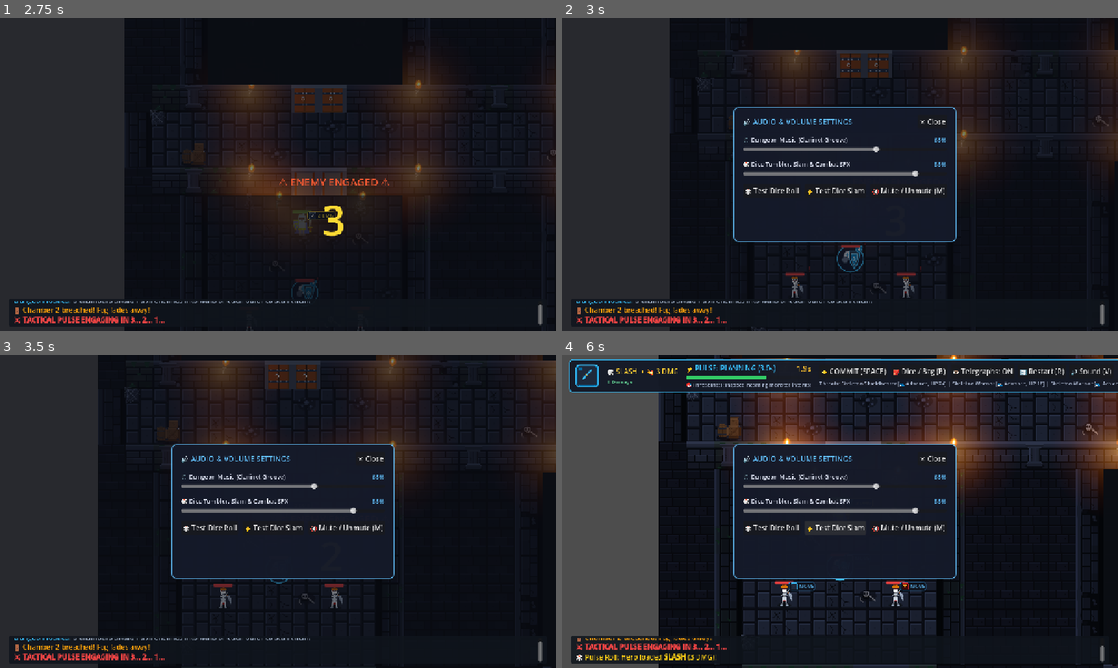
Above: before the commit, frames 1-4 (two rows, left to right).
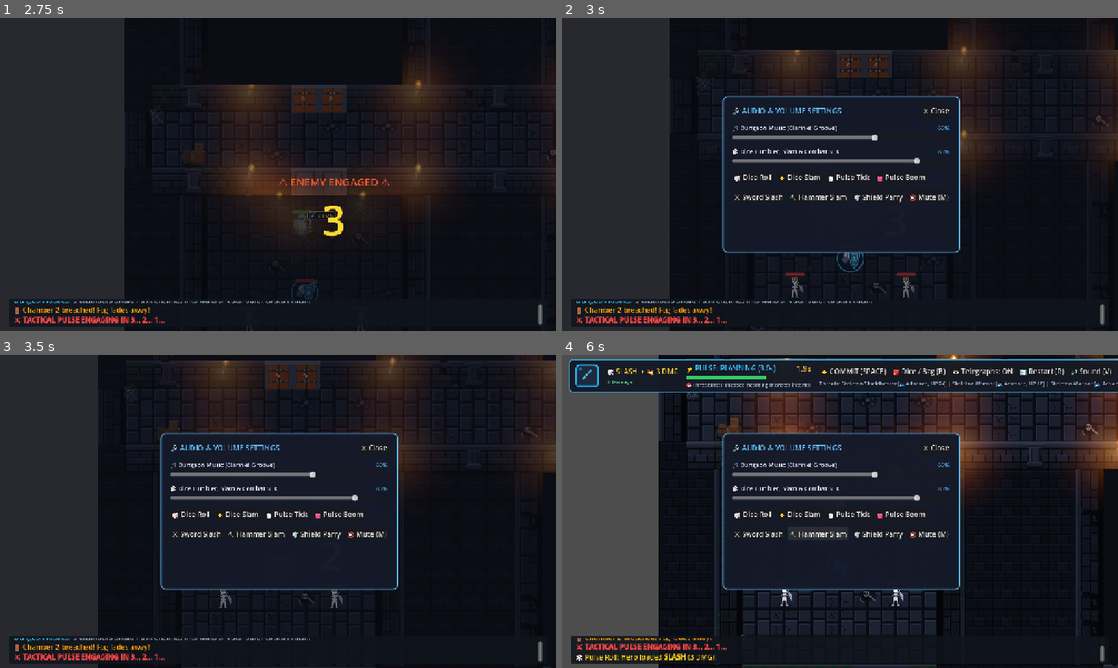
Above: after the commit, the same moments.

Repository: ShootyQ/DungeonGame
Game: Godot game, scene res://scenes/combat_arena.tscn
Same seed, same stepped clock (60 frames per second), same inputs: the game is played once before the commit and once after it. Sound files missing from this copy of the repository are replaced by a short silence.
Inputs (mouse positions are in pixels of both pictures, inside the frame that each line leads up to):
- Up to frame 1 (2.75 s): tap B at 0.5, 1.25, 1.35, 2 s; move the mouse to (400, 158) at 0.52 s; hold D 0.53-1.28 s; tap R at 0.6 s; click (400, 158) at 0.67 s; tap Space at 0.77, 1.52 s; move the mouse to (166, 190) at 1.27 s; hold S 1.28-2.03 s; move the mouse to (333, 105) at 2.02 s; hold D from 2.03 s (still down); tap I at 2.1 s
- Up to frame 2 (3 s): move the mouse to (812, 237) at 2.77 s; release D at 2.78 s; hold W from 2.78 s (still down); tap V at 2.85 s; click (812, 237) at 2.92 s
- Up to frame 3 (3.5 s): keep holding W; tap Space at 3.02 s
- Up to frame 4 (6 s): release W at 3.5 s; click (851, 514) at 3.5 s, where only the run after the commit has a clickable "⏱️ Pulse Tick"; click (901, 514) at 4.25 s, where only the run after the commit has a clickable "💓 Pulse Boom"; click (756, 533) at 5 s, where only the run after the commit has a clickable "⚔️ Sword Slash"; click (817, 533) at 5.75 s, where only the run after the commit has a clickable "🔨 Hammer Slam"

Frame 1 is identical in both runs. In frame 2, 4.8% of the frame differs, in the area x 28-72%, y 24-76%; in frame 3, 5.2%; in frame 4, 6.2%.

Commit message:
Hook in urgent pulse ticking, sub-bass heartbeat clash, sword slashes, hammer smashes, and shield parries

Diff:
--- a/scripts/combat_arena.gd
+++ b/scripts/combat_arena.gd
@@ -84,6 +84,12 @@
 var music_stream: AudioStreamMP3
 var dice_tumble_sounds: Array[AudioStream] = []
 var sfx_dice_lock: AudioStream
+var sfx_pulse_tick: AudioStream
+var sfx_pulse_heartbeat: AudioStream
+var sfx_sword_slash: AudioStream
+var sfx_hammer_slam: AudioStream
+var sfx_shield_parry: AudioStream
+var last_pulse_tick_sec: int = -1
 var music_volume: float = 0.65
 var sfx_volume: float = 0.85
 var is_audio_settings_open: bool = false
@@ -1034,6 +1040,16 @@
 			dice_tumble_sounds.append(load(p))
 	if ResourceLoader.exists("res://assets/audio/dice_slam_lock.wav"):
 		sfx_dice_lock = load("res://assets/audio/dice_slam_lock.wav")
+	if ResourceLoader.exists("res://assets/audio/pulse_tick_urgent.wav"):
+		sfx_pulse_tick = load("res://assets/audio/pulse_tick_urgent.wav")
+	if ResourceLoader.exists("res://assets/audio/pulse_heartbeat_low.wav"):
+		sfx_pulse_heartbeat = load("res://assets/audio/pulse_heartbeat_low.wav")
+	if ResourceLoader.exists("res://assets/audio/sword_slash_flesh.wav"):
+		sfx_sword_slash = load("res://assets/audio/sword_slash_flesh.wav")
+	if ResourceLoader.exists("res://assets/audio/blunt_hammer_slam.wav"):
+		sfx_hammer_slam = load("res://assets/audio/blunt_hammer_slam.wav")
+	if ResourceLoader.exists("res://assets/audio/shield_parry_clink.wav"):
+		sfx_shield_parry = load("res://assets/audio/shield_parry_clink.wav")
 
 	# Music Player (Plays the fantasy clarinet dungeon music)
 	music_player = AudioStreamPlayer.new()
@@ -1068,6 +1084,26 @@
 	if sfx_dice_lock:
 		play_sfx(sfx_dice_lock, randf_range(0.97, 1.03))
 
+func play_pulse_tick_sfx() -> void:
+	if sfx_pulse_tick:
+		play_sfx(sfx_pulse_tick, randf_range(0.98, 1.02), -2.0)
+
+func play_pulse_heartbeat_sfx() -> void:
+	if sfx_pulse_heartbeat:
+		play_sfx(sfx_pulse_heartbeat, 1.0, 2.0)
+
+func play_sword_slash_sfx() -> void:
+	if sfx_sword_slash:
+		play_sfx(sfx_sword_slash, randf_range(0.95, 1.05))
+
+func play_hammer_slam_sfx() -> void:
+	if sfx_hammer_slam:
+		play_sfx(sfx_hammer_slam, randf_range(0.95, 1.05))
+
+func play_shield_parry_sfx() -> void:
+	if sfx_shield_parry:
+		play_sfx(sfx_shield_parry, randf_range(0.98, 1.02), 1.0)
+
 func set_music_volume(val: float) -> void:
 	music_volume = clamp(val, 0.0, 1.0)
 	if music_player:
@@ -1097,11 +1133,11 @@
 func _setup_audio_ui() -> void:
 	audio_settings_modal = PanelContainer.new()
 	audio_settings_modal.set_anchors_and_offsets_preset(Control.PRESET_CENTER)
-	audio_settings_modal.custom_minimum_size = Vector2(490, 310)
-	audio_settings_modal.offset_left = -245
-	audio_settings_modal.offset_top = -155
-	audio_settings_modal.offset_right = 245
-	audio_settings_modal.offset_bottom = 155
+	audio_settings_modal.custom_minimum_size = Vector2(540, 360)
+	audio_settings_modal.offset_left = -270
+	audio_settings_modal.offset_top = -180
+	audio_settings_modal.offset_right = 270
+	audio_settings_modal.offset_bottom = 180
 	audio_settings_modal.visible = false
 
 	var a_style = StyleBoxFlat.new()
@@ -1117,7 +1153,7 @@
 	hud_root.add_child(audio_settings_modal)
 
 	var vbox = VBoxContainer.new()
-	vbox.add_theme_constant_override("separation", 16)
+	vbox.add_theme_constant_override("separation", 14)
 	audio_settings_modal.add_child(vbox)
 
 	# Header Row
@@ -1201,23 +1237,53 @@
 	sfx_slider.value_changed.connect(set_sfx_volume)
 	sfx_vbox.add_child(sfx_slider)
 
-	# Quick Action Buttons Row
+	# Quick Action Buttons Row 1: Dice & Pulse
 	var test_hbox = HBoxContainer.new()
-	test_hbox.add_theme_constant_override("separation", 10)
+	test_hbox.add_theme_constant_override("separation", 8)
 	vbox.add_child(test_hbox)
 
 	var test_roll_btn = Button.new()
-	test_roll_btn.text = "🎲 Test Dice Roll"
+	test_roll_btn.text = "🎲 Dice Roll"
 	test_roll_btn.pressed.connect(play_dice_tumble_sfx)
 	test_hbox.add_child(test_roll_btn)
 
 	var test_lock_btn = Button.new()
-	test_lock_btn.text = "⚡ Test Dice Slam"
+	test_lock_btn.text = "⚡ Dice Slam"
 	test_lock_btn.pressed.connect(play_dice_lock_sfx)
 	test_hbox.add_child(test_lock_btn)
 
+	var test_tick_btn = Button.new()
+	test_tick_btn.text = "⏱️ Pulse Tick"
+	test_tick_btn.pressed.connect(play_pulse_tick_sfx)
+	test_hbox.add_child(test_tick_btn)
+
+	var test_sub_btn = Button.new()
+	test_sub_btn.text = "💓 Pulse Boom"
+	test_sub_btn.pressed.connect(play_pulse_heartbeat_sfx)
+	test_hbox.add_child(test_sub_btn)
+
+	# Quick Action Buttons Row 2: Combat & Mute
+	var test_hbox2 = HBoxContainer.new()
+	test_hbox2.add_theme_constant_override("separation", 8)
+	vbox.add_child(test_hbox2)
+
+	var test_slash_btn = Button.new()
+	test_slash_btn.text = "⚔️ Sword Slash"
+	test_slash_btn.pressed.connect(play_sword_slash_sfx)
+	test_hbox2.add_child(test_slash_btn)
+
+	var test_hammer_btn = Button.new()
+	test_hammer_btn.text = "🔨 Hammer Slam"
+	test_hammer_btn.pressed.connect(play_hammer_slam_sfx)
+	test_hbox2.add_child(test_hammer_btn)
+
+	var test_parry_btn = Button.new()
+	test_parry_btn.text = "🛡️ Shield Parry"
+	test_parry_btn.pressed.connect(play_shield_parry_sfx)
+	test_hbox2.add_child(test_parry_btn)
+
 	var mute_btn = Button.new()
-	mute_btn.text = "🔇 Mute / Unmute (M)"
+	mute_btn.text = "🔇 Mute (M)"
 	mute_btn.pressed.connect(func():
 		if music_volume > 0.0 or sfx_volume > 0.0:
 			set_music_volume(0.0)
@@ -1226,7 +1292,7 @@
 			set_music_volume(0.65)
 			set_sfx_volume(0.85)
 	)
-	test_hbox.add_child(mute_btn)
+	test_hbox2.add_child(mute_btn)
 
 func _toggle_backpack() -> void:
 	is_backpack_open = !is_backpack_open
@@ -1795,6 +1861,12 @@
 
 		if pulse_timer <= 0.0:
 			_resolve_pulse()
+		else:
+			# Urgent clock ticking when planning timer is running low (<= 2s)
+			var current_sec = int(ceil(pulse_timer))
+			if current_sec <= 2 and current_sec > 0 and current_sec != last_pulse_tick_sec:
+				last_pulse_tick_sec = current_sec
+				play_pulse_tick_sfx()
 
 func _input(event: InputEvent) -> void:
 	if current_mode == GameMode.GAME_OVER:
@@ -1900,6 +1972,7 @@
 
 	pulse_state = PulseState.PLANNING
 	pulse_timer = PLANNING_TIME
+	last_pulse_tick_sec = -1
 	phase_title.text = "⚡ PULSE: PLANNING (3.0s)"
 	phase_title.add_theme_color_override("font_color", Color(0.22, 0.74, 0.97))
 	commit_button.disabled = false
@@ -2156,6 +2229,9 @@
 	commit_button.disabled = true
 	phase_title.text = "💥 PULSE: SIMULTANEOUS CLASH!"
 	phase_title.add_theme_color_override("font_color", Color(0.95, 0.35, 0.35))
+
+	# Deep cinematic sub-bass heartbeat pulse impact!
+	play_pulse_heartbeat_sfx()
 
 	var planned_player_pos = player_move_target if player_move_target != Vector2i(-1, -1) else player.grid_pos
 
@@ -2701,9 +2777,16 @@
 	tween.parallel().tween_property(impact_node, "position:y", final_impact_pos.y, 0.12).set_trans(Tween.TRANS_QUAD).set_ease(Tween.EASE_OUT)
 	tween.parallel().tween_property(impact_node, "rotation", 0.0, 0.12)
 
-	# Camera shake and slam audio!
+	# Camera shake and dynamic combat sound impact!
 	_shake_camera(5.0 if is_crit else (2.0 if is_blocked else 3.5), 0.15)
-	play_dice_lock_sfx()
+	if is_blocked:
+		play_shield_parry_sfx()
+	elif "HAMMER" in action_title.to_upper() or "BASH" in action_title.to_upper() or "SMASH" in action_title.to_upper() or dmg >= 8:
+		play_hammer_slam_sfx()
+	elif not is_miss:
+		play_sword_slash_sfx()
+	else:
+		play_dice_lock_sfx()
 
 	# Update HUD Last Action Callout
 	if last_action_label:
Not shown, added: assets/audio/blunt_hammer_slam.wav.import
Not shown, added: assets/audio/pulse_heartbeat_low.wav.import
Not shown, added: assets/audio/pulse_tick_urgent.wav.import
Not shown, added: assets/audio/shield_parry_clink.wav.import
Not shown, added: assets/audio/sword_slash_flesh.wav.import
Not shown, added: assets/audio/blunt_hammer_slam.wav
Not shown, added: assets/audio/pulse_heartbeat_low.wav
Not shown, added: assets/audio/pulse_tick_urgent.wav
Not shown, added: assets/audio/shield_parry_clink.wav
Not shown, added: assets/audio/sword_slash_flesh.wav
